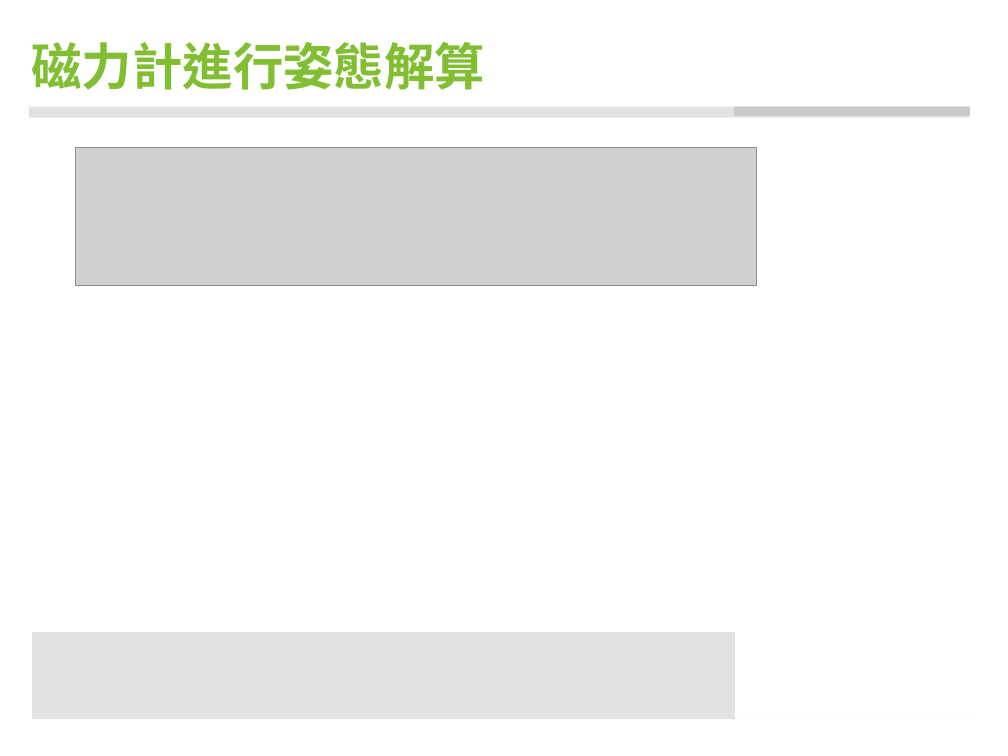
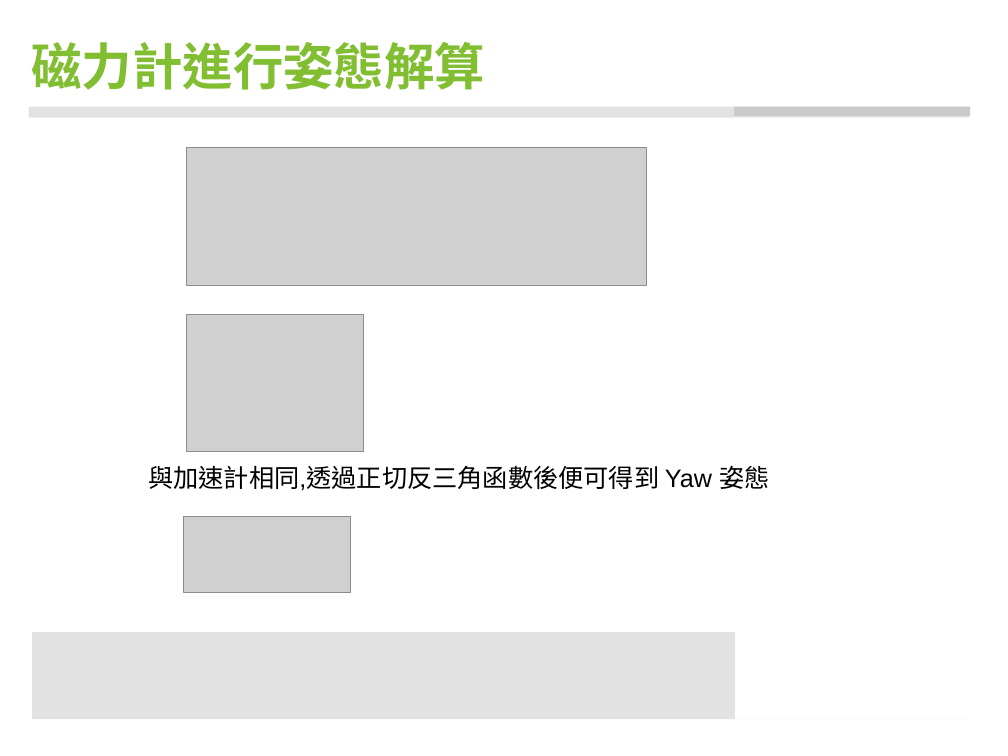
Before and after one commit to ccccjason/VR, a slide deck: slide 15 of data/my_dcm/DCM.pptx. Drawn at 1008x756 pixels with LibreOffice and Linux fonts; fonts in the diff are those of the drawing; grey boxes stand for pictures; background and template pictures are left out. Boxes give left, top, right and bottom in pixels: in the first picture for what was removed or moved away, otherwise in the second. Text is boxed around its words. In the diff, an @@ line names an element or a change of style, - is before the commit and + after.

Commit message:
update

```diff
--- a/data/my_dcm/DCM.pptx
+++ b/data/my_dcm/DCM.pptx
@@ picture: place and size @@
-picture at bbox=[76, 148, 757, 285]
+picture at bbox=[186, 148, 646, 285]
@@ picture added at bbox=[186, 314, 364, 452] @@
@@ text added at bbox=[148, 465, 769, 491], 18 pt, text #000000 @@
+與加速計相同,透過正切反三角函數後便可得到 Yaw 姿態
@@ picture added at bbox=[183, 516, 351, 593] @@
```
Also in this commit, not shown: 1 other slide changed.
